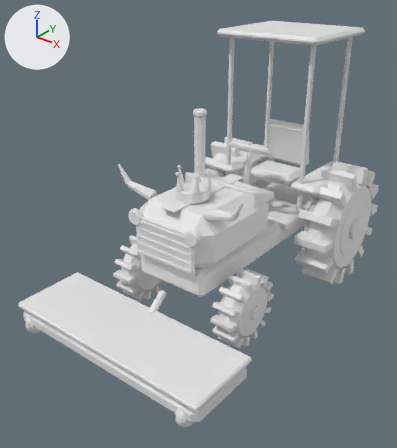
Two versions of the FBX model art/tools/out/tractor.fbx, one commit apart.
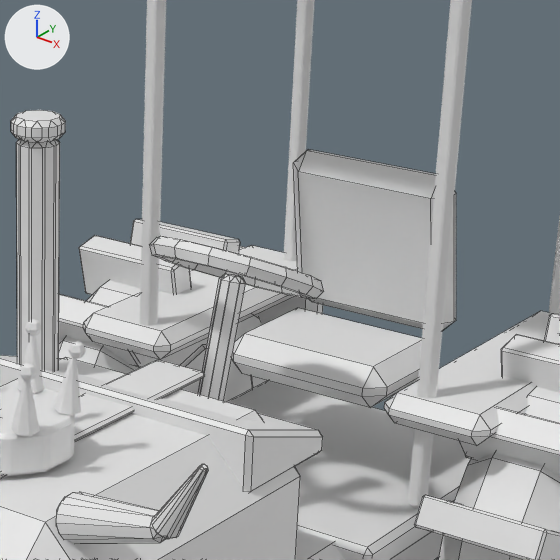
Old and new are each drawn whole from a camera (50 mm lens) standing at (8.29, -13.72, 9.03) and looking at (-0.23, -3.08, 2.42) and again close up on the part from 48% to 85% of the width and 18% to 50% of the height. Arrows for +X, +Y and +Z are at upper left; the lights stay in place. The first two pictures are the older version. The close-ups show mesh edges as thin lines.

The older version as bpy lines, for what is in view:
```python
me_dark = bpy.data.meshes.new('Dark')
me_dark.from_pydata(...)  # 240 vertices, 254 faces; spans x -3.0..3.0, y -7.2..1.7, z 0.2..5.35
me_gold_crown = bpy.data.meshes.new('Gold.Crown')
me_gold_crown.from_pydata(...)  # 210 vertices, 252 faces; spans x -0.465..0.428, y -4.054..-3.146, z 3.45..4.151
me_seat = bpy.data.meshes.new('Seat')
me_seat.from_pydata(...)  # 48 vertices, 52 faces; spans x -0.75..0.75, y 0.05..1.4, z 2.73..4.44
ob_dark = bpy.data.objects.new('Dark', me_dark)
ob_dark.location = (0.0, 0.0, 0.0)
ob_gold_crown = bpy.data.objects.new('Gold.Crown', me_gold_crown)
ob_gold_crown.location = (0.0, 0.0, 0.0)
ob_seat = bpy.data.objects.new('Seat', me_seat)
ob_seat.location = (0.0, 0.0, 0.0)
# also in view: 'Teeth.Horns' at (0.0, -4.12, 3.68); 'Rubber#Spin4' at (-2.05, 1.0, 1.6); 'Rubber#Spin3' at (2.05, 1.0, 1.6); 'SteeringWheel' at (0.0, -0.92, 4.05); 'Accent' at (0.0, -1.25, 2.71)
```
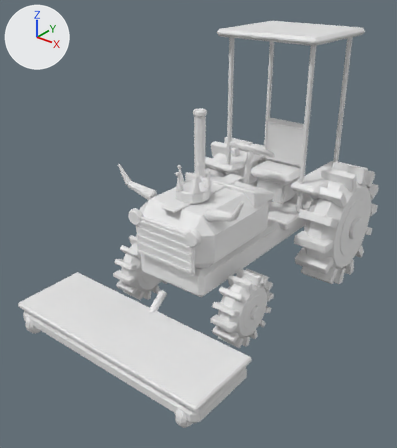
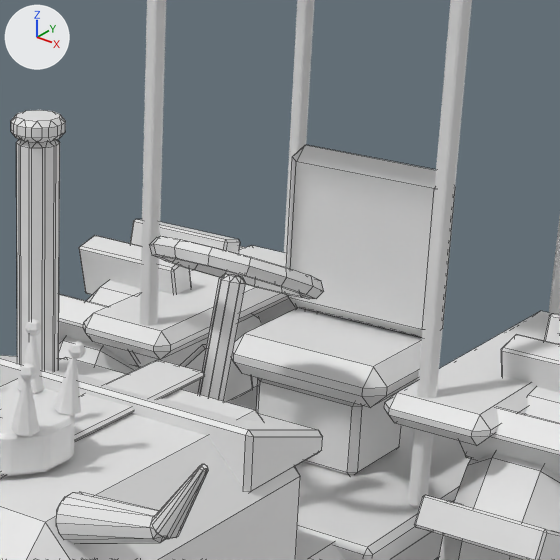
Pixel boxes (x1, y1, x2, y2) of what changed, in the close-ups (560 x 560 px; the box of a moved part takes in the faces that stretch with it):
'Seat', reshaped: before (232, 149, 456, 408); after (232, 145, 455, 408)
part 1 of me_dark, added: after (256, 378, 403, 475)
part 2 of me_seat, moved or reshaped: before (293, 149, 456, 331); after (286, 145, 455, 338)

The change, as a list of edits to the scene's bpy script:
```text
Change me_seat:
    used by ob_seat; location = (0.0, 0.0, 0.0)
    remove me_seat.from_pydata(...)  # 48 vertices, 52 faces; spans x -0.75..0.75, y 0.05..1.4, z 2.73..4.44
    add me_seat.from_pydata(...)  # 48 vertices, 52 faces; spans x -0.75..0.75, y 0.05..1.16, z 2.73..4.47
    me_seat part 2: 24 of 48 vertices moved; they spanned x -0.75..0.75, y 0.9..1.4, z 3.06..4.44 and now span x -0.75..0.75, y 0.9..1.16, z 3.08..4.47; mean shift (0.0, -0.12, 0.02); largest move (0.62, 1.29, 3.06) -> (0.64, 1.04, 3.08)
Change me_dark:
    used by ob_dark; location = (0.0, 0.0, 0.0)
    remove me_dark.from_pydata(...)  # 240 vertices, 254 faces; spans x -3.0..3.0, y -7.2..1.7, z 0.2..5.35
    add me_dark.from_pydata(...)  # 264 vertices, 280 faces; spans x -3.0..3.0, y -7.2..1.7, z 0.2..5.35
    me_dark part 1: a new loose piece of 24 vertices spanning x -0.5..0.5, y 0.2..1.0, z 2.05..2.75
```
